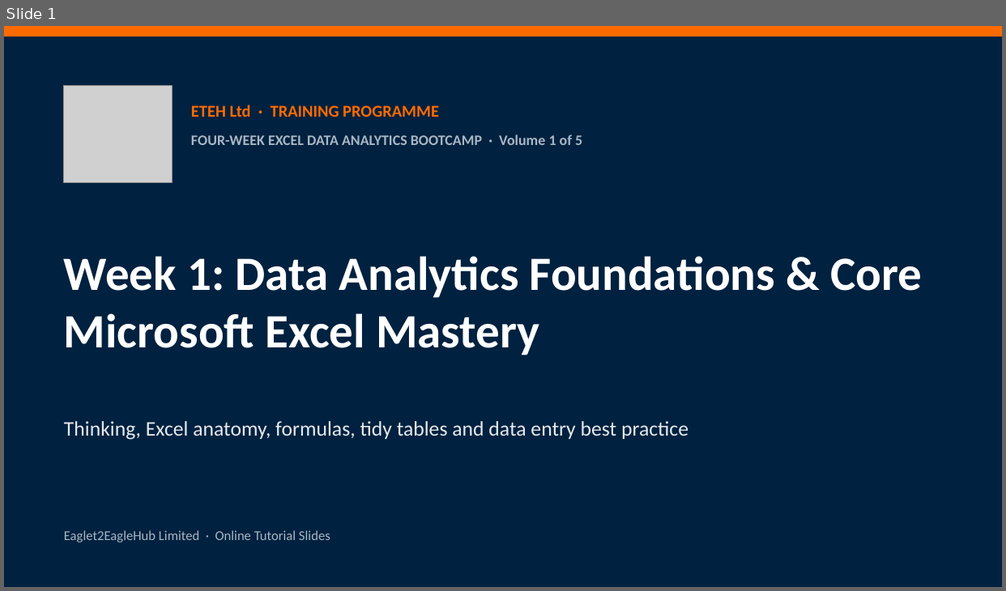
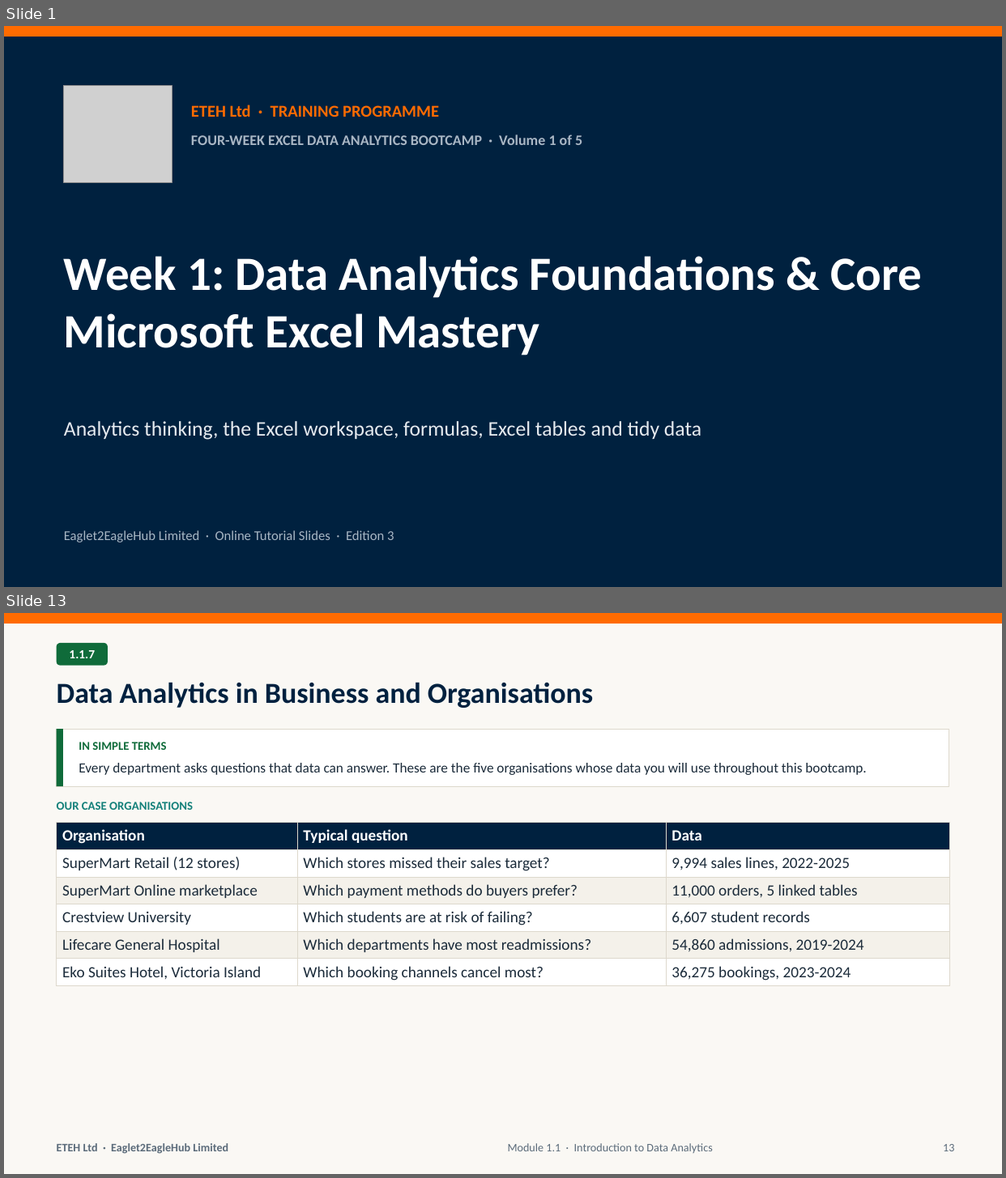
Before and after one commit to MaxiKen/ETEH, a slide deck: ETEH_Bootcamp_Pack/ETEH_Vol1_Week1_Foundations_Slides.pptx. Shown one above the other, each under a label of ours: slide 1 before the commit, slides 1 and 13 after it; the slides between them are not shown. The pictures are 1006x591 and 1006x1178 pixels, drawn with LibreOffice and Linux fonts; fonts in the diff are those of the drawing; grey boxes stand for pictures. Boxes give left, top, right and bottom in pixels: in the first picture for what was removed or moved away, otherwise in the second. Text is boxed around its words. In the diff, an @@ line names an element or a change of style, - is before the commit and + after.

Commit message:
Edition 3, Week 1: new deck (146 slides), self-contained examples workbook, assignment Function Guide
- Deck rebuilt from the ETEH template: one slide per topic, definition / in simple terms / analogy / example only where needed;
  example tables labelled by table name; workbook introduced once at the start of the week.
- Examples workbook rebuilt (02_sec_w1.py + w1x.py + v3/wb_a|b|c.py): all 111 mini-sections covered with steps,
  worked solutions (live formulas), ~220 exercises with live checks, and an answer key per module.
- Assignment: Function Guide sheet for XLOOKUP, AVERAGEIFS, MINIFS, COUNTIFS, EDATE, TEXT, SUMIFS date window, distinct count.
- Fix: tDirtySales has 335 text dates (116 + 106 + 113), not 113.
- README: Edition 3 section.

```diff
--- a/ETEH_Bootcamp_Pack/ETEH_Vol1_Week1_Foundations_Slides.pptx
+++ b/ETEH_Bootcamp_Pack/ETEH_Vol1_Week1_Foundations_Slides.pptx
@@ slide 13 added at (4, 613, 1002, 1174), background #FAF8F4 @@
@@ rectangle added at (4, 613, 1002, 624), fill #FF6B00 @@
@@ rounded rectangle added at (57, 643, 108, 666), fill #0F6B3A @@
@@ text added at (69, 650, 95, 658), 12 pt, text #FFFFFF, bold @@
+1.1.7
@@ title added at (57, 682, 593, 708), 28 pt, text #00213F, bold @@
+Data Analytics in Business and Organisations
@@ rectangle added at (57, 729, 949, 786), fill #FFFFFF, outline #DDD8CC 0.75 pt @@
@@ rectangle added at (57, 729, 63, 786), fill #0F6B3A @@
@@ text added at (79, 742, 167, 750), 11.5 pt, text #0F6B3A, bold @@
+IN SIMPLE TERMS
@@ text added at (79, 763, 866, 775), 13.5 pt, text #1B2B3A @@
+Every department asks questions that data can answer. These are the five organisations whose data you will use throughout this bootcamp.
@@ text added at (57, 802, 193, 810), 11.5 pt, text #13807A, bold @@
+OUR CASE ORGANISATIONS
@@ table added at (57, 823, 949, 986), 6 rows, 3 columns @@
+Organisation | Typical question | Data
+SuperMart Retail (12 stores) | Which stores missed their sales target? | 9,994 sales lines, 2022-2025
+SuperMart Online marketplace | Which payment methods do buyers prefer? | 11,000 orders, 5 linked tables
+Crestview University | Which students are at risk of failing? | 6,607 student records
+Lifecare General Hospital | Which departments have most readmissions? | 54,860 admissions, 2019-2024
+Eko Suites Hotel, Victoria Island | Which booking channels cancel most? | 36,275 bookings, 2023-2024
@@ text added at (57, 1144, 228, 1154), 11 pt, text #5B6B7A, bold @@
+ETEH Ltd · Eaglet2EagleHub Limited
@@ text added at (508, 1144, 712, 1153), 11 pt, text #5B6B7A @@
+Module 1.1 · Introduction to Data Analytics
@@ text added at (943, 1144, 954, 1152), 11 pt, text #5B6B7A @@
+13
@@ slide 1 changed as well @@
@@ text at (64, 421, 701, 440): text changed @@
-Thinking, Excel anatomy, formulas, tidy tables and data entry best practice
+Analytics thinking, the Excel workspace, formulas, Excel tables and tidy data
@@ text at (64, 531, 394, 543): text changed @@
-Eaglet2EagleHub Limited · Online Tutorial Slides
+Eaglet2EagleHub Limited · Online Tutorial Slides · Edition 3
```
Also in this commit, not shown: 13 other slides changed, 131 other slides added, 222 slides removed, 20 other files.
